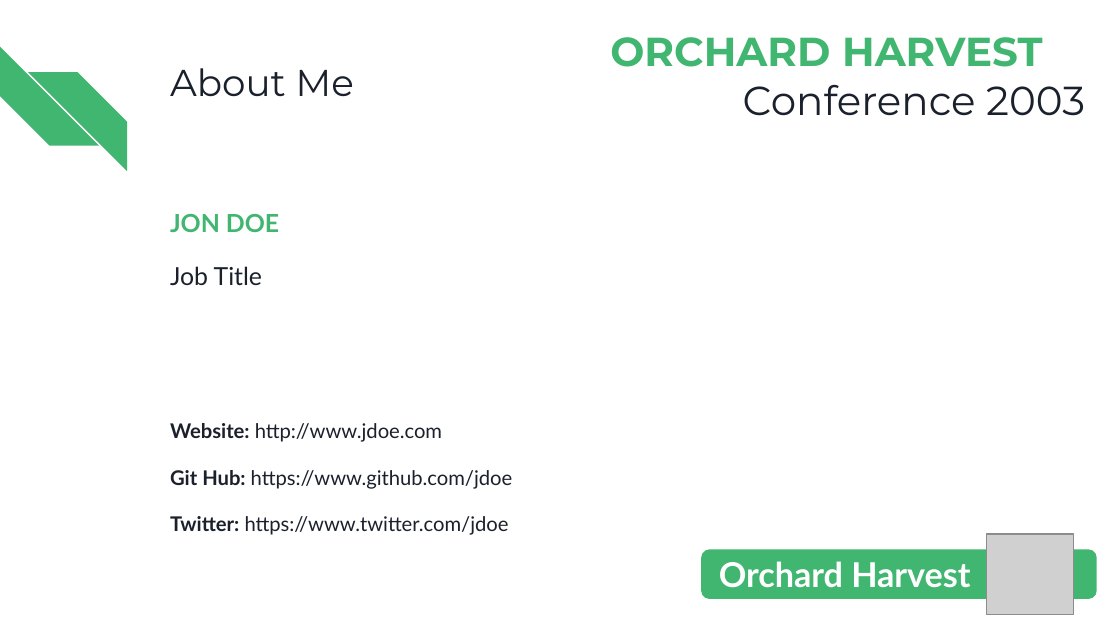
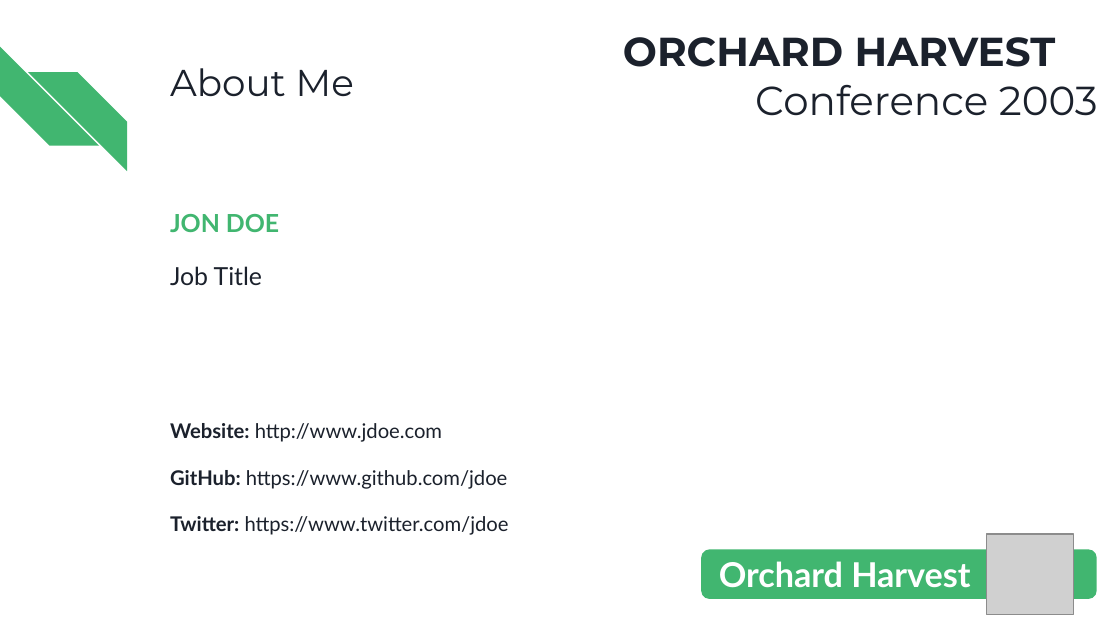
Before and after one commit to OrchardCMS/Orchard-Harvest-Speaker-Toolbox, a slide deck: slide 2 of Orchard Harvest 2023.pptx. Drawn at 1120x630 pixels with LibreOffice and Linux fonts; fonts in the diff are those of the drawing; grey boxes stand for pictures. Boxes give left, top, right and bottom in pixels: in the first picture for what was removed or moved away, otherwise in the second. Text is boxed around its words. In the diff, an @@ line names an element or a change of style, - is before the commit and + after.

```diff
--- a/Orchard Harvest 2023.pptx
+++ b/Orchard Harvest 2023.pptx
@@ title "ORCHARD HARVEST Conference 2003" at <box>623,37,1098,116</box>: text colour #41B670 to #1B212C in "ORCHARD HARVEST" @@
@@ text at <box>170,470,508,489</box>: spaces changed @@
-Git Hub: https://www.github.com/jdoe
+GitHub: https://www.github.com/jdoe
```
Also in this commit, not shown: 3 other slides changed.
